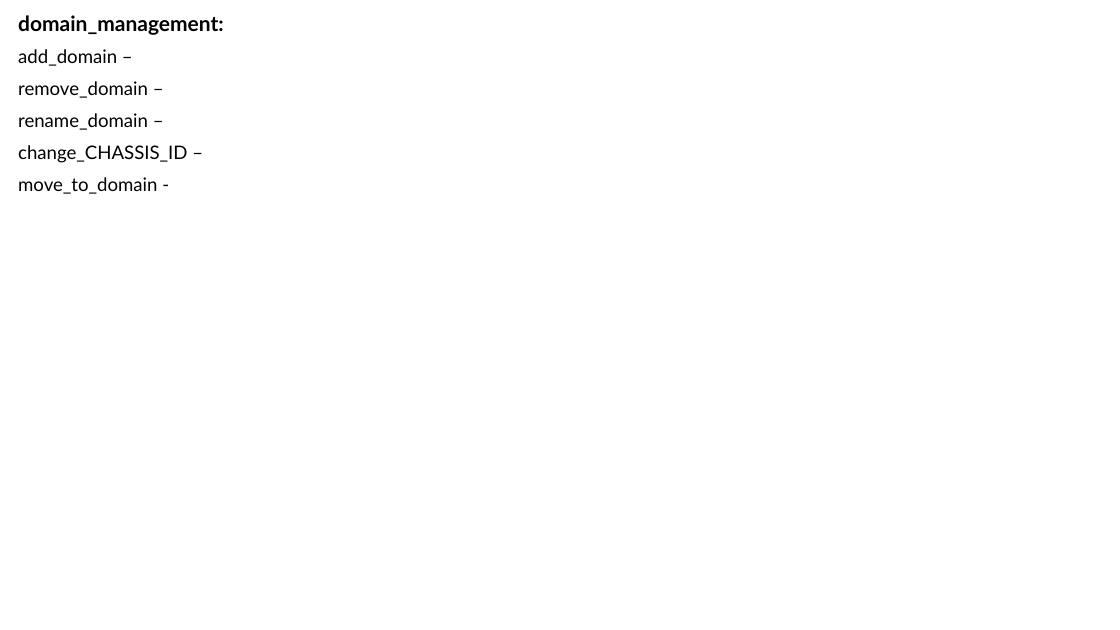
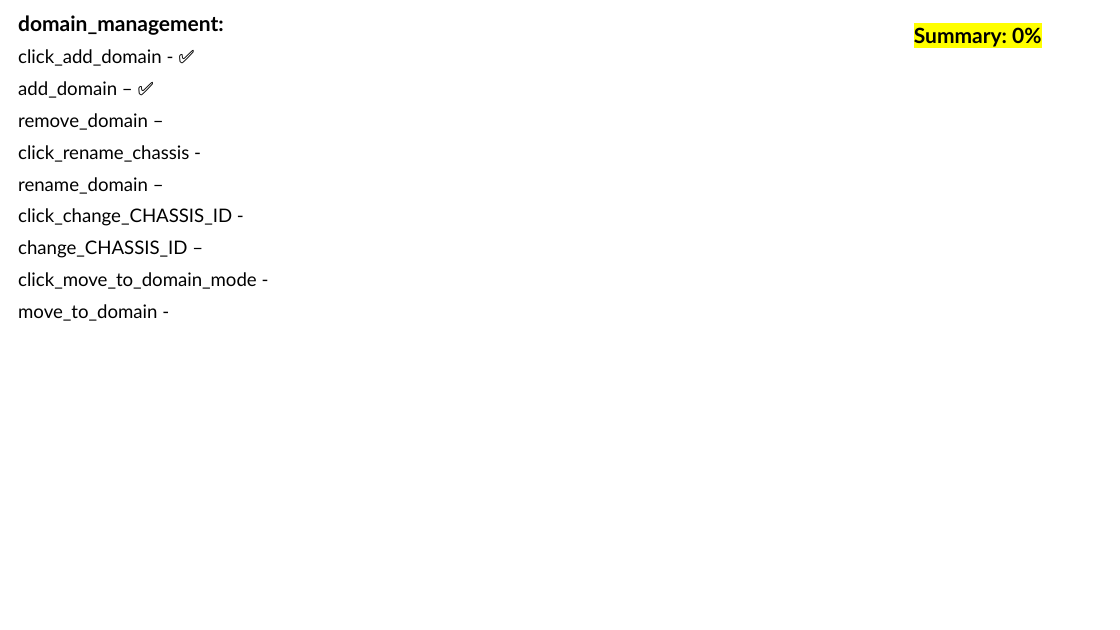
Before and after one commit to Yuval10Dahan/LightWatch_WEB, a slide deck: slide 21 of Docs/Progress_Check_Box.pptx (slide 11 before the commit). Drawn at 1120x630 pixels with LibreOffice and Linux fonts; fonts in the diff are those of the drawing. Boxes give left, top, right and bottom in pixels: in the first picture for what was removed or moved away, otherwise in the second. Text is boxed around its words. In the diff, an @@ line names an element or a change of style, - is before the commit and + after.

```diff
--- a/Docs/Progress_Check_Box.pptx
+++ b/Docs/Progress_Check_Box.pptx
@@ text added at (x1=914, y1=27, x2=1041, y2=47), 18 pt, text #000000, bold @@
+Summary: 0%
@@ subtitle at (x1=18, y1=49, x2=162, y2=98): text changed @@
-add_domain –
+click_add_domain - ✅
+add_domain – ✅
@@ subtitle at (x1=18, y1=145, x2=189, y2=162): paragraph added @@
+click_rename_chassis -
@@ subtitle at (x1=18, y1=208, x2=232, y2=226): paragraph added @@
+click_change_CHASSIS_ID -
@@ subtitle at (x1=18, y1=272, x2=257, y2=289): paragraph added @@
+click_move_to_domain_mode -
```
Also in this commit, not shown: 12 other slides changed, 15 slides added, 15 other files.
